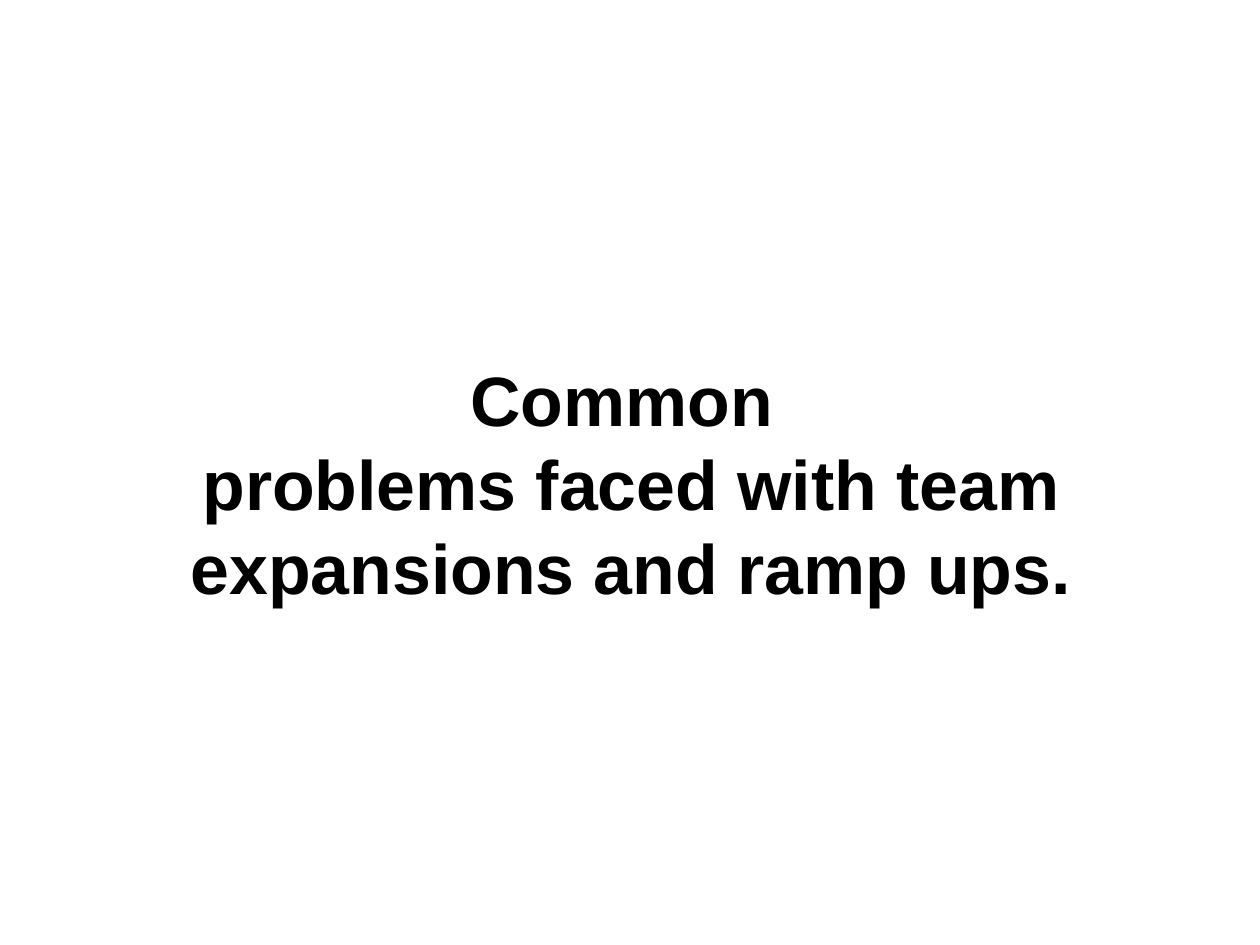
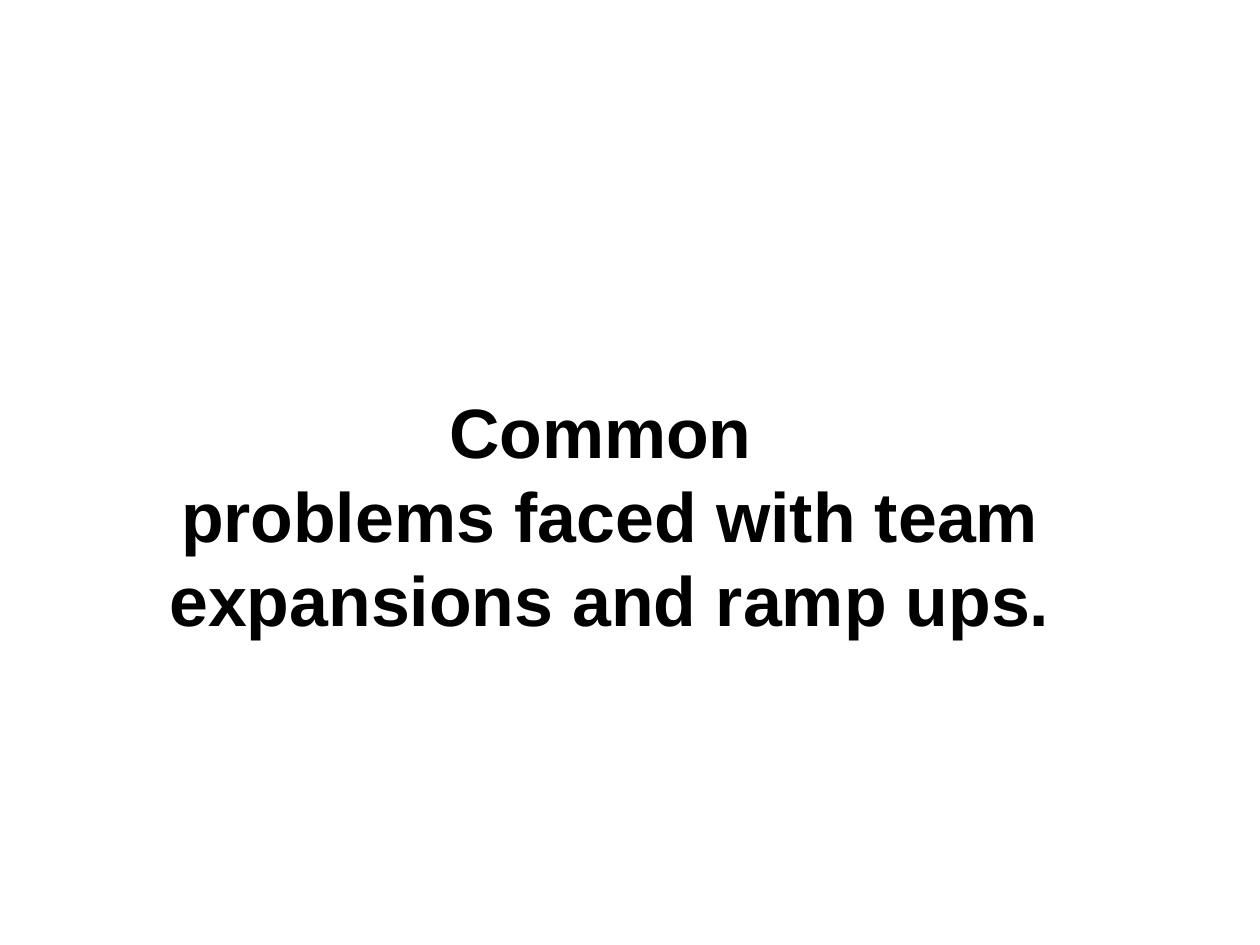
Before and after one commit to mihirk/presentation, a slide deck: slide 2 of kidding_me.odp. Drawn at 1260x945 pixels with LibreOffice and Linux fonts; fonts in the diff are those of the drawing. Boxes give left, top, right and bottom in pixels: in the first picture for what was removed or moved away, otherwise in the second. Text is boxed around its words. In the diff, an @@ line names an element or a change of style, - is before the commit and + after.

```diff
--- a/kidding_me.odp
+++ b/kidding_me.odp
@@ subtitle "Common": place and size @@
-subtitle "Common" at [191,377,1070,607]
+subtitle "Common" at [169,409,1049,639]
```
Also in this commit, not shown: 1 other slide changed, 2 slides added, 1 other file.
